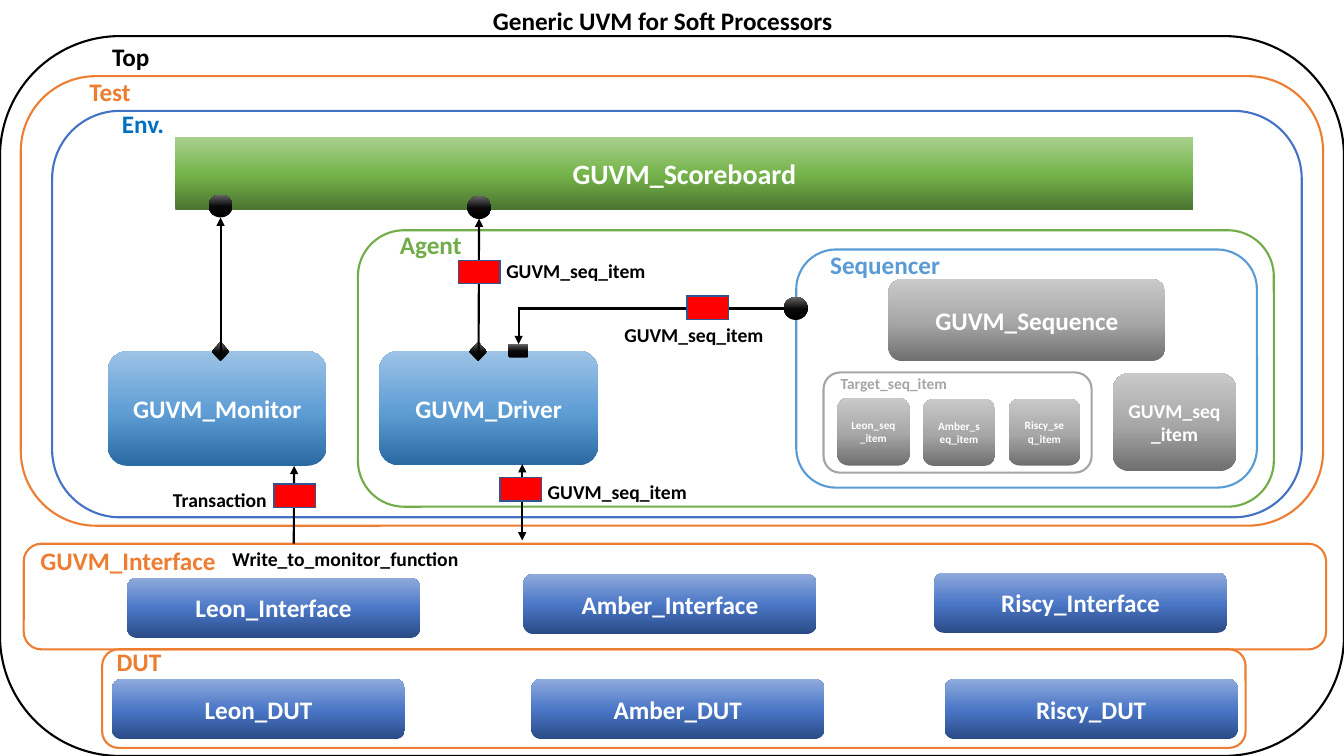
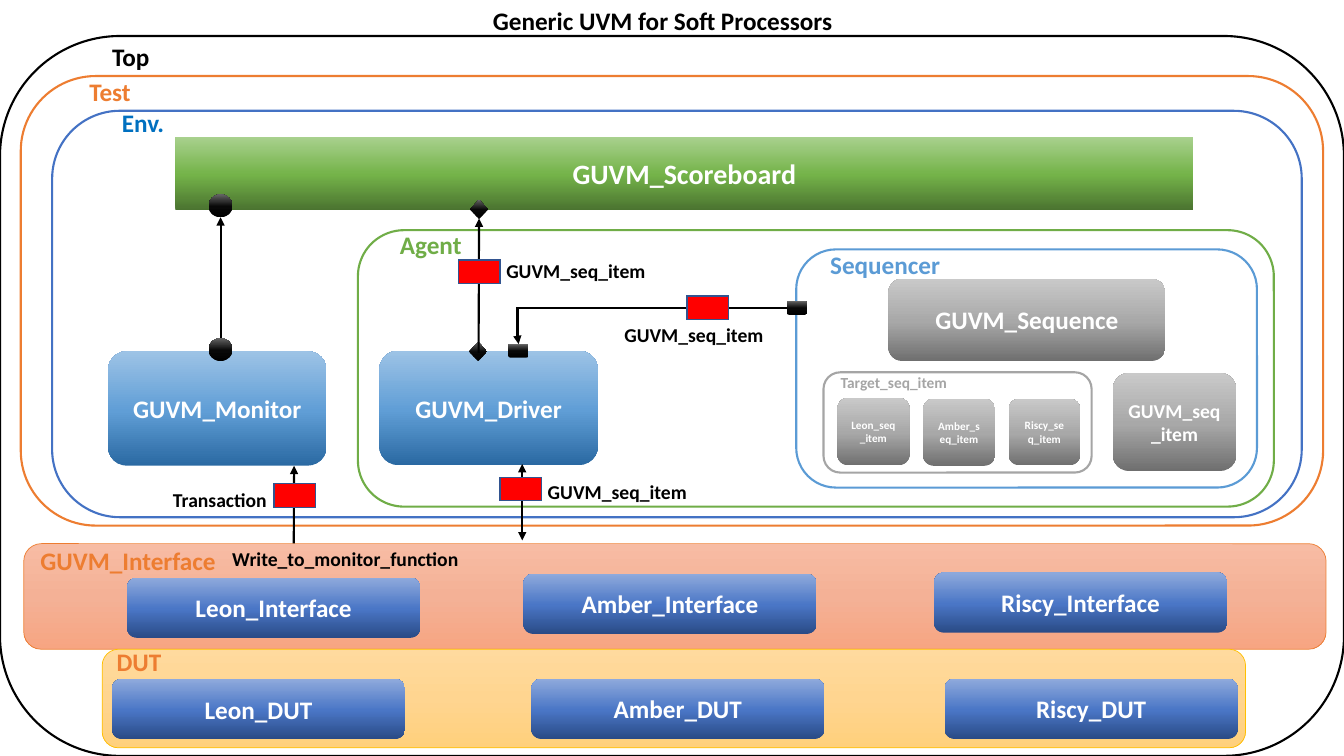
Before and after one commit to cufeolm/codeGP, a slide deck: slide 2 of Block Diagram_edited.pptx. Drawn at 1344x756 pixels with LibreOffice and Linux fonts; fonts in the diff are those of the drawing. Boxes give left, top, right and bottom in pixels: in the first picture for what was removed or moved away, otherwise in the second. Text is boxed around its words. In the diff, an @@ line names an element or a change of style, - is before the commit and + after.

```diff
--- a/Block Diagram_edited.pptx
+++ b/Block Diagram_edited.pptx
@@ ellipse removed at bbox=[468, 197, 492, 220] @@
@@ diamond: place and size @@
-diamond at bbox=[212, 342, 230, 361]
+diamond at bbox=[470, 200, 488, 219]
@@ elbow arrow (786, 308) - (518, 344): route changed @@
@@ rounded rectangle added at bbox=[786, 300, 807, 315], fill gradient #000000 to #080808 to #666666 @@
@@ ellipse: place and size @@
-ellipse at bbox=[784, 297, 809, 321]
+ellipse at bbox=[209, 338, 233, 361]
@@ rounded rectangle at bbox=[24, 543, 1327, 649]: fill none to gradient #F7BDA5 to #F5B196 to #F8A582; outline #ED7D31 1.5 pt to #ED7D31 0.5 pt @@
@@ rounded rectangle at bbox=[102, 649, 1245, 748]: fill none to gradient #FFDB9E to #FFD590 to #FFD07C; outline #ED7D31 1.5 pt to #FFC000 0.5 pt @@
```
